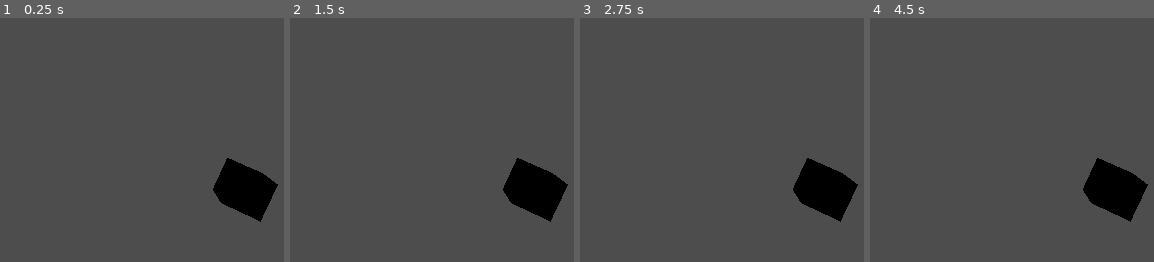
Above: before the commit, frames 1-4 (left to right).
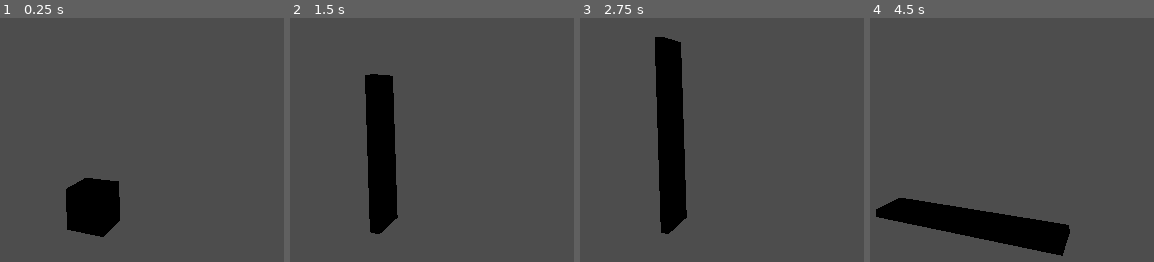
Above: after the commit, the same moments.

Repository: gabriellebrand/Neon-Strech
Game: Godot game, scene res://Scenes/Main.tscn
Two runs of this game, one before a commit and one after it. Both use one fixed random seed, a clock stepped at 60 frames per second and the inputs below.
Inputs:
- Up to frame 1 (0.25 s): no input
- Up to frame 2 (1.5 s): tap Enter at 0.5 s; hold W (stretch_up, bound only after the commit) 0.53-1.28 s; hold S (stretch_down, bound only after the commit) from 1.28 s (still down)
- Up to frame 3 (2.75 s): release S (stretch_down, bound only after the commit) at 2.03 s; hold W (stretch_up, bound only after the commit) from 2.03 s (still down)
- Up to frame 4 (4.5 s): tap Space at 3.5 s; release W (stretch_up, bound only after the commit) at 3.53 s; hold S (stretch_down, bound only after the commit) from 3.53 s (still down)

The runs differ from the first frame. In frame 1, 7.5% of the frame differs, in the area x 23-98%, y 57-90%; in frame 2, 9.8%; in frame 3, 11%; in frame 4, 11%, in the area x 2-98%, y 57-98%.

Commit message:
Cria caixa e script de stretch em y

Diff:
--- a/GameJam/Scenes/Box.tscn
+++ b/GameJam/Scenes/Box.tscn
@@ -1,10 +1,14 @@
-[gd_scene load_steps=3 format=3 uid="uid://cn2lk37i3068r"]
+[gd_scene load_steps=4 format=3 uid="uid://cn2lk37i3068r"]
+
+[ext_resource type="Script" path="res://Scripts/box.gd" id="1_wyorl"]
 
 [sub_resource type="BoxShape3D" id="BoxShape3D_ksjlf"]
 
 [sub_resource type="BoxMesh" id="BoxMesh_p7kd6"]
 
 [node name="Box" type="CharacterBody3D"]
+transform = Transform3D(1.00054, 0, 0, 0, 1.00054, 0, 0, 0, 1.00054, 0, 0, 0)
+script = ExtResource("1_wyorl")
 
 [node name="CollisionShape3D" type="CollisionShape3D" parent="."]
 shape = SubResource("BoxShape3D_ksjlf")
--- a/GameJam/Scenes/Main.tscn
+++ b/GameJam/Scenes/Main.tscn
@@ -5,6 +5,6 @@
 [node name="Main" type="Node3D"]
 
 [node name="Camera3D" type="Camera3D" parent="."]
-transform = Transform3D(0.390625, 0.918515, 0.0611702, -0.907456, 0.395385, -0.142104, -0.15471, 0, 0.98796, 1.41002, 3.21604, 8.14262)
+transform = Transform3D(0.89846, 0.0336448, 0.437764, -0.0328262, 0.999416, -0.00943922, -0.437826, -0.00588938, 0.89904, 3.60189, 3.35412, 6.55796)
 
 [node name="Box" parent="." instance=ExtResource("1_8f6yc")]
--- /dev/null
+++ b/GameJam/Scripts/box.gd
@@ -0,0 +1,21 @@
+extends CharacterBody3D
+
+
+const STRETCH_SPEED = 0.1
+const MINIMUM_STRETCH_Y = 0.2
+const MAXIMUM_STRETCH_Y = 5.0
+
+func _physics_process(delta: float) -> void:
+	var stretch_y_value = Input.get_axis("stretch_down", "stretch_up")
+	stretch_y(stretch_y_value)
+	snap_to_ground()
+
+func stretch_y(value):
+	var new_scale_y = scale.y + value * STRETCH_SPEED
+	new_scale_y = clamp(new_scale_y, MINIMUM_STRETCH_Y, MAXIMUM_STRETCH_Y)
+
+	scale.x = 1 / new_scale_y
+	scale.y = new_scale_y
+
+func snap_to_ground():
+	position.y = scale.y / 2.0
--- a/GameJam/project.godot
+++ b/GameJam/project.godot
@@ -14,3 +14,18 @@
 run/main_scene="res://Scenes/Main.tscn"
 config/features=PackedStringArray("4.3", "Forward Plus")
 config/icon="res://icon.svg"
+
+[input]
+
+stretch_up={
+"deadzone": 0.5,
+"events": [Object(InputEventKey,"resource_local_to_scene":false,"resource_name":"","device":-1,"window_id":0,"alt_pressed":false,"shift_pressed":false,"ctrl_pressed":false,"meta_pressed":false,"pressed":false,"keycode":0,"physical_keycode":87,"key_label":0,"unicode":119,"location":0,"echo":false,"script":null)
+, Object(InputEventKey,"resource_local_to_scene":false,"resource_name":"","device":-1,"window_id":0,"alt_pressed":false,"shift_pressed":false,"ctrl_pressed":false,"meta_pressed":false,"pressed":false,"keycode":0,"physical_keycode":4194320,"key_label":0,"unicode":0,"location":0,"echo":false,"script":null)
+]
+}
+stretch_down={
+"deadzone": 0.5,
+"events": [Object(InputEventKey,"resource_local_to_scene":false,"resource_name":"","device":-1,"window_id":0,"alt_pressed":false,"shift_pressed":false,"ctrl_pressed":false,"meta_pressed":false,"pressed":false,"keycode":0,"physical_keycode":83,"key_label":0,"unicode":115,"location":0,"echo":false,"script":null)
+, Object(InputEventKey,"resource_local_to_scene":false,"resource_name":"","device":-1,"window_id":0,"alt_pressed":false,"shift_pressed":false,"ctrl_pressed":false,"meta_pressed":false,"pressed":false,"keycode":0,"physical_keycode":4194322,"key_label":0,"unicode":0,"location":0,"echo":false,"script":null)
+]
+}
